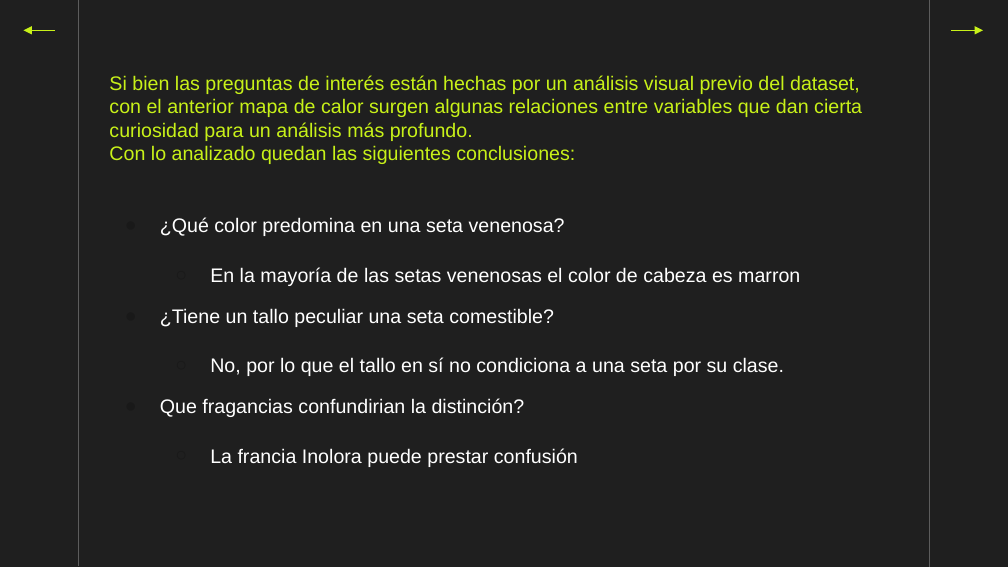
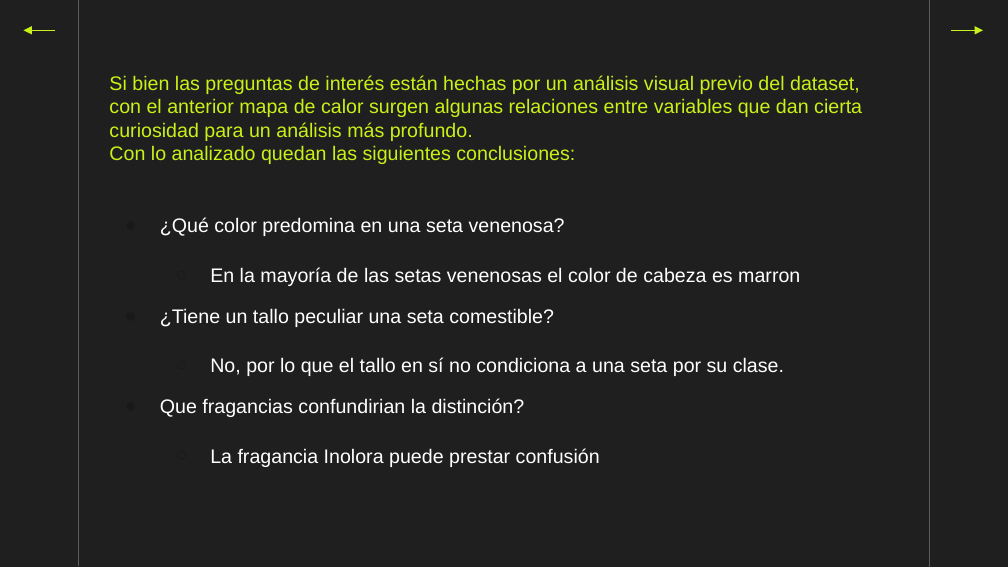
Before and after one commit to Sikriolc/DSCoder, a slide deck: slide 25 of DesafioFinalDS/Presentacion Final.pptx (slide 28 before the commit). Drawn at 1008x567 pixels with LibreOffice and Linux fonts; fonts in the diff are those of the drawing. Boxes give left, top, right and bottom in pixels: in the first picture for what was removed or moved away, otherwise in the second. Text is boxed around its words. In the diff, an @@ line names an element or a change of style, - is before the commit and + after.

```diff
--- a/DesafioFinalDS/Presentacion Final.pptx
+++ b/DesafioFinalDS/Presentacion Final.pptx
@@ text at box(210, 448, 600, 467): text changed @@
-  ○ La francia Inolora puede prestar confusión
+  ○ La fragancia Inolora puede prestar confusión
```
Also in this commit, not shown: 3 other slides changed, 3 slides removed.
